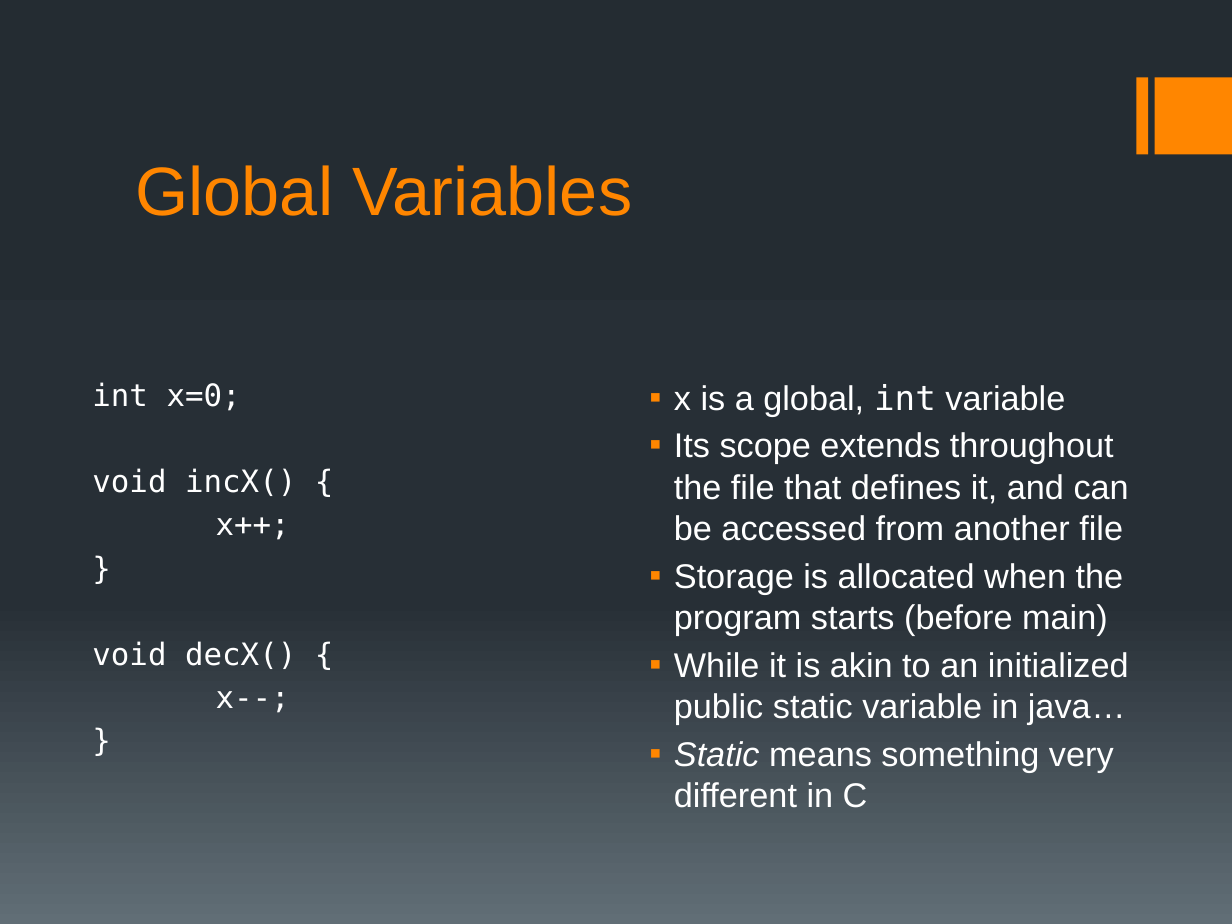
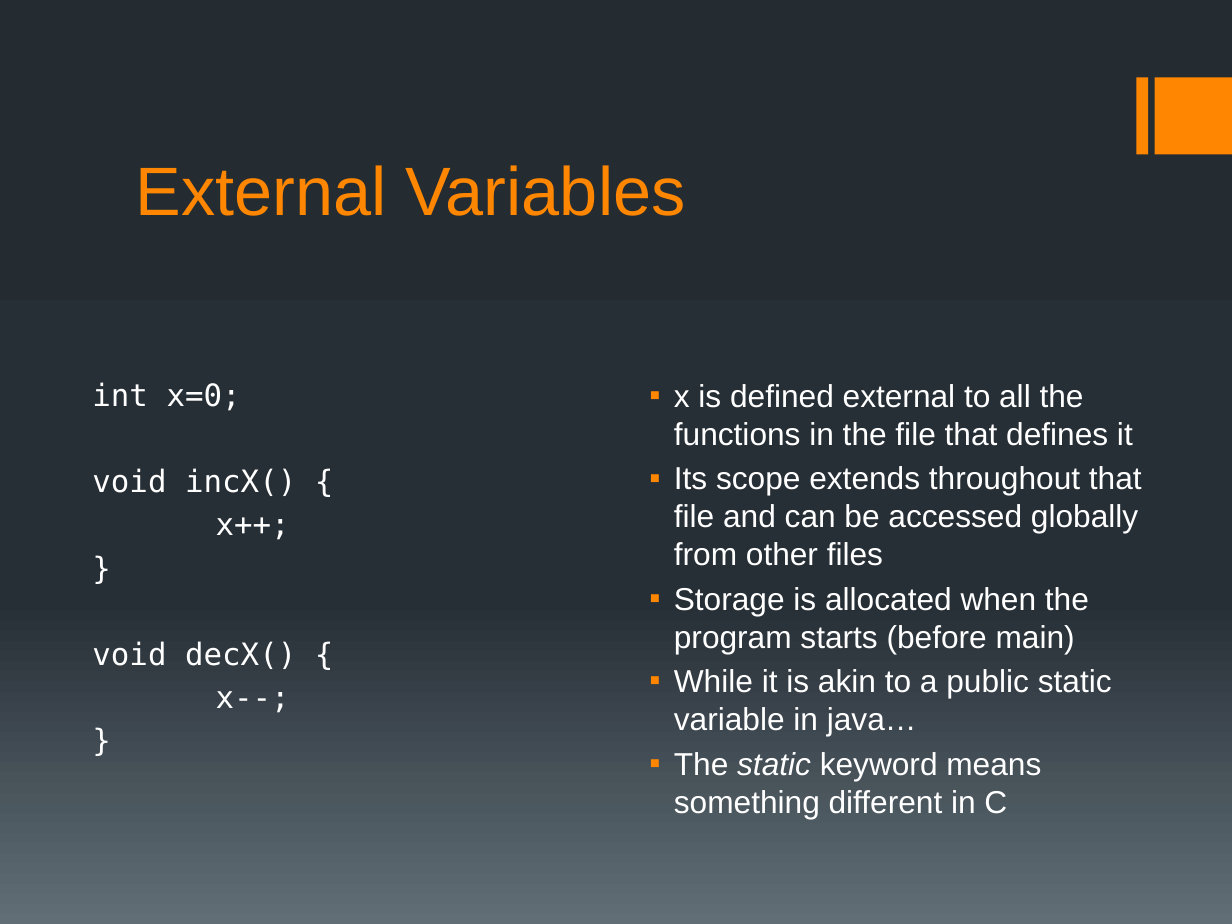
Before and after one commit to BoiseState/CS253-resources, a slide deck: slide 11 of slides/JRC/CS253L01.pptx (slide 10 before the commit). Drawn at 1232x924 pixels with LibreOffice and Linux fonts; fonts in the diff are those of the drawing. Boxes give left, top, right and bottom in pixels: in the first picture for what was removed or moved away, otherwise in the second. Text is boxed around its words. In the diff, an @@ line names an element or a change of style, - is before the commit and + after.

```diff
--- a/slides/JRC/CS253L01.pptx
+++ b/slides/JRC/CS253L01.pptx
@@ title at [136,165,685,216]: text changed @@
-Global Variables
+External Variables
@@ text at [674,384,1142,566]: text changed; size 20 to 18.5 pt @@
-▪ x is a global, int variable
-▪ Its scope extends throughout the file that defines it, and can be accessed from another file
+▪ x is defined external to all the functions in the file that defines it
+▪ Its scope extends throughout that file and can be accessed globally from other files
@@ text at [674,587,1089,654]: size 20 to 18.5 pt in "Storage is allocated when the program starts ..." @@
@@ text at [674,669,1112,818]: text changed; size 20 to 18.5 pt @@
-▪ While it is akin to an initialized public static variable in java…
-▪ Static means something very different in C
+▪ While it is akin to a public static variable in java…
+▪ The static keyword means something different in C
```
Also in this commit, not shown: 5 other slides changed, 6 slides added.
